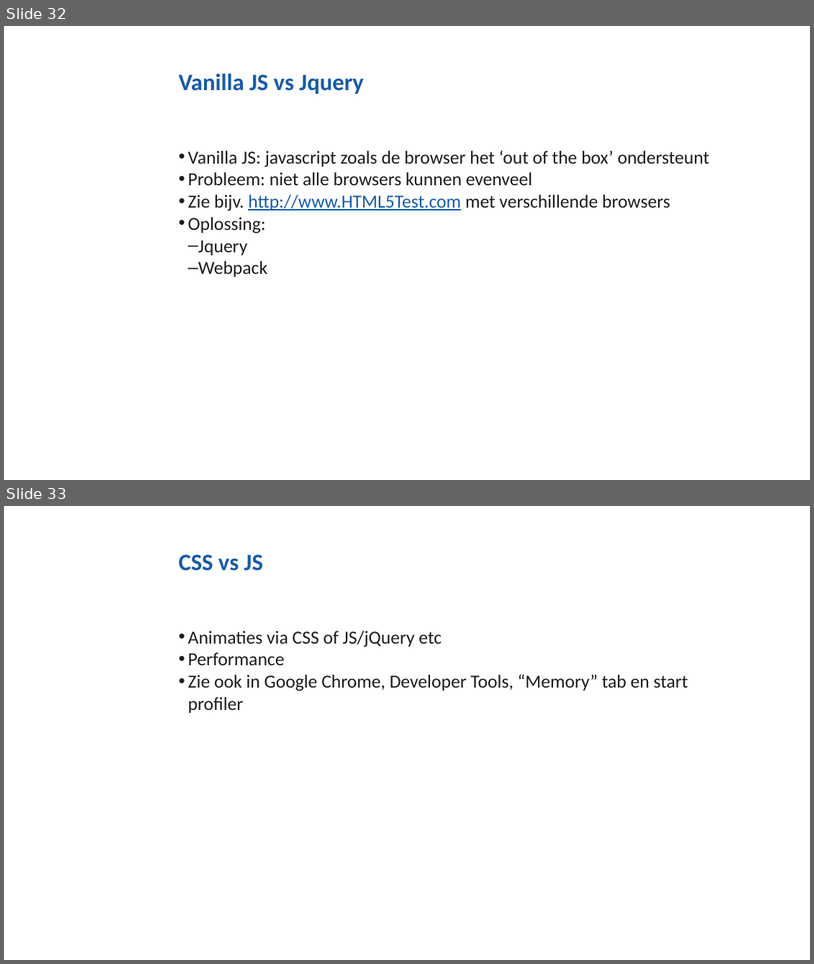
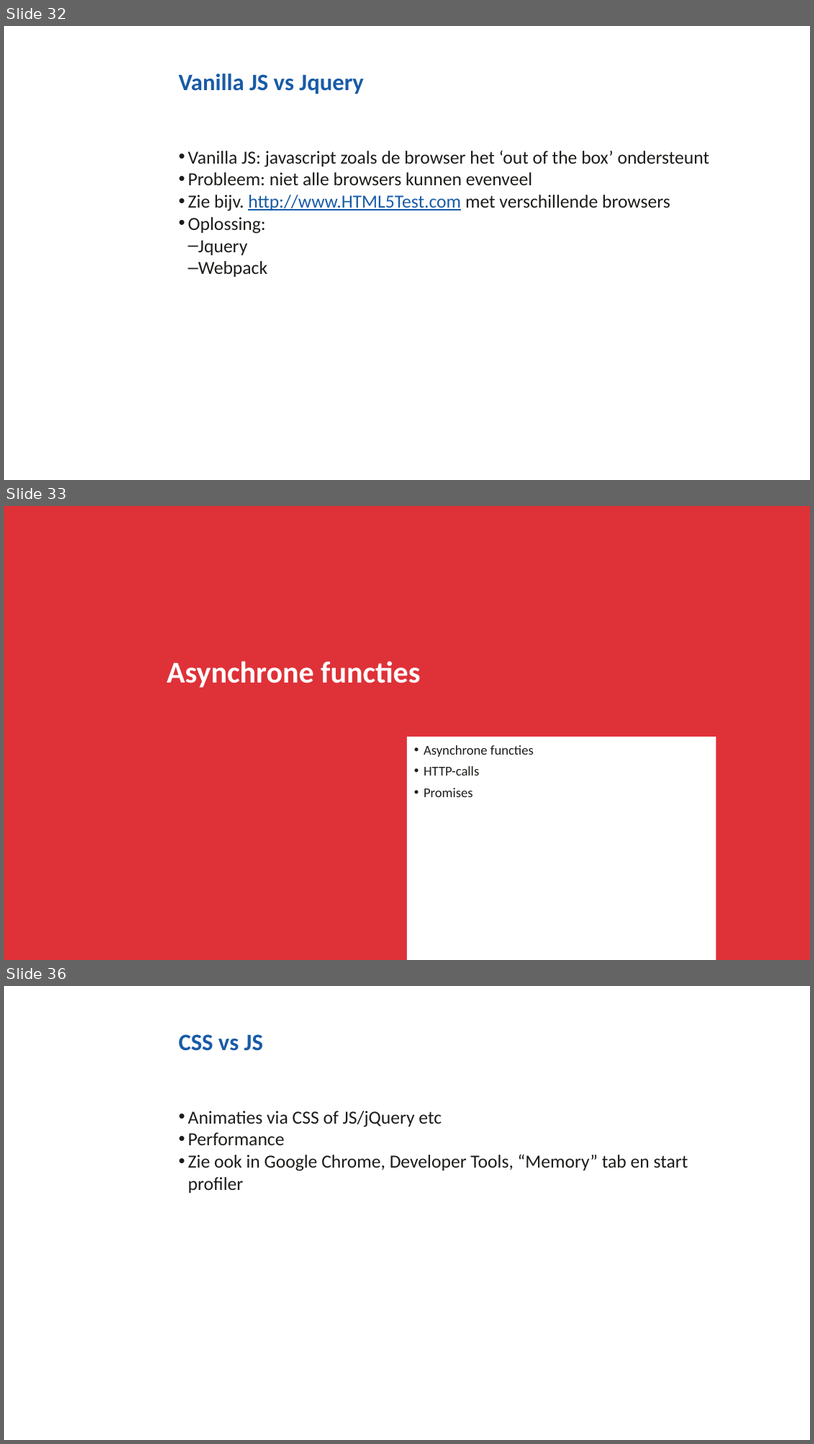
Before and after one commit to NHLStenden/Flex-WebDevelopment-FrontEndDevelopment, a slide deck: Presentatie/Front-End Development.pptx. Shown one above the other, each under a label of ours: slides 32 and 33 before the commit, slides 32, 33 and 36 after it; the slides between them are not shown. The pictures are 814x964 and 814x1444 pixels, drawn with LibreOffice and Linux fonts; fonts in the diff are those of the drawing; background and template pictures are left out. Boxes give left, top, right and bottom in pixels: in the first picture for what was removed or moved away, otherwise in the second. Text is boxed around its words. In the diff, an @@ line names an element or a change of style, - is before the commit and + after.

```diff
--- a/Presentatie/Front-End Development.pptx
+++ b/Presentatie/Front-End Development.pptx
@@ slide 33 added at box(4, 506, 810, 960), background #DF3138 @@
@@ title added at box(167, 661, 420, 687), 36 pt, text #FFFFFF, bold @@
+Asynchrone functies
@@ text added at box(407, 736, 717, 960), fill #FFFFFF, 16 pt, text #1C1C1A @@
+• Asynchrone functies
+• HTTP-calls
+• Promises
@@ what was slide 33 is now slide 36 @@
```
Also in this commit, not shown: 2 other slides added, 35 other files.
